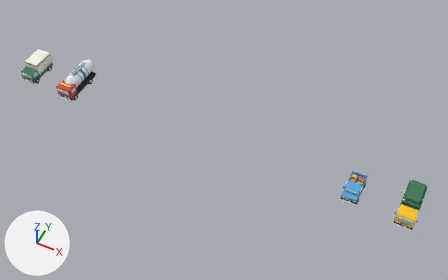
An edit to the glTF model public/models/buildings/farm-vehicles.glb, drawn before and after from the same camera.
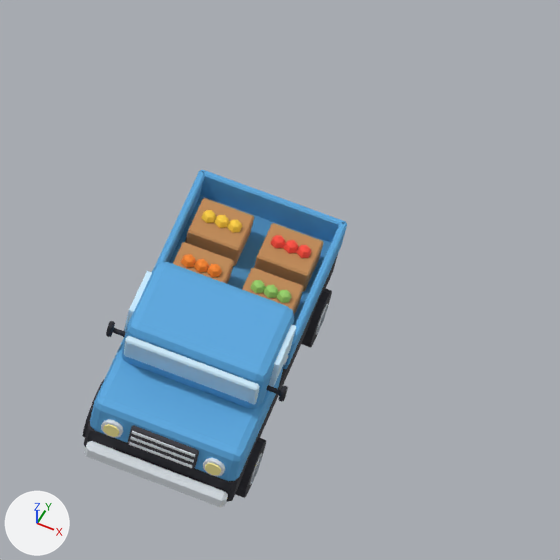
The first picture shows the older version from a 50 mm camera at (165.7, -42.4, 53.7) aimed at (144.4, 0.2, 0.5). The close-ups show the older and then the newer version on the part from 74% to 87% of the width and 55% to 75% of the height of that picture. Only the edits that show in the close-ups are written down. The axes (+X, +Y, +Z) are drawn at lower left. The lights are the same throughout. Where no turn or scale is listed for an object, it has been applied to the vertices. Vertices at exactly the same position are counted once.

The first close-up shows 'fm_pickup_mesh', 'fm_pickup_wheel_br_mesh', 'fm_pickup_wheel_fr_mesh' and 1 more.
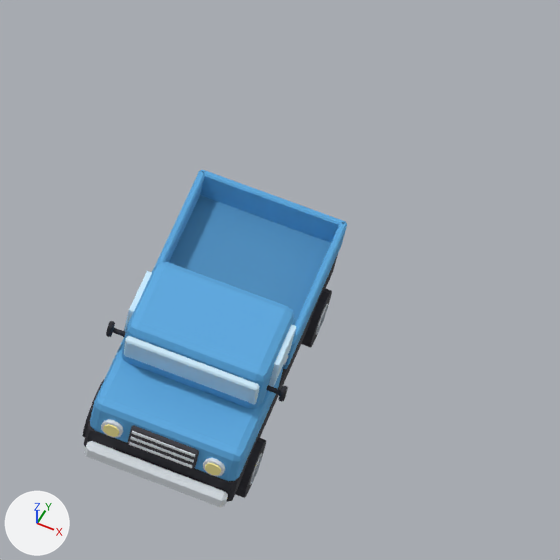
Where the newer file only moved an object's origin or applied its transform, the numbers keep the older frame.

Location of each change, [x1, y1, x2, y2] in pixels of the close-ups (560 x 560 px):
```json
{"part": 1, "of": "me_fm_pickup_mesh", "change": "deleted", "before": [173, 198, 323, 314], "on screen": "orange"}
```

The change, as JSON lines over the scene's bpy script:
```json
{"block": "me_fm_pickup_mesh", "where": "# used by ob_fm_pickup_mesh; location = (160.0, -0.01, 1.16)"}
{"op": "remove", "block": "me_fm_pickup_mesh", "code": "me_fm_pickup_mesh.from_pydata(...)  # 936 vertices, 1692 faces; spans x -1.01..1.01, y -1.92..1.92, z -0.74..0.74"}
{"op": "add", "block": "me_fm_pickup_mesh", "code": "me_fm_pickup_mesh.from_pydata(...)  # 600 vertices, 1084 faces; spans x -1.01..1.01, y -1.92..1.92, z -0.74..0.74"}
{"block": "me_fm_pickup_mesh", "change": "me_fm_pickup_mesh part 1: 16 loose pieces with 336 vertices, spanning x -0.7..0.7, y 0.23..1.48, z -0.22..0.2, are deleted"}
```
